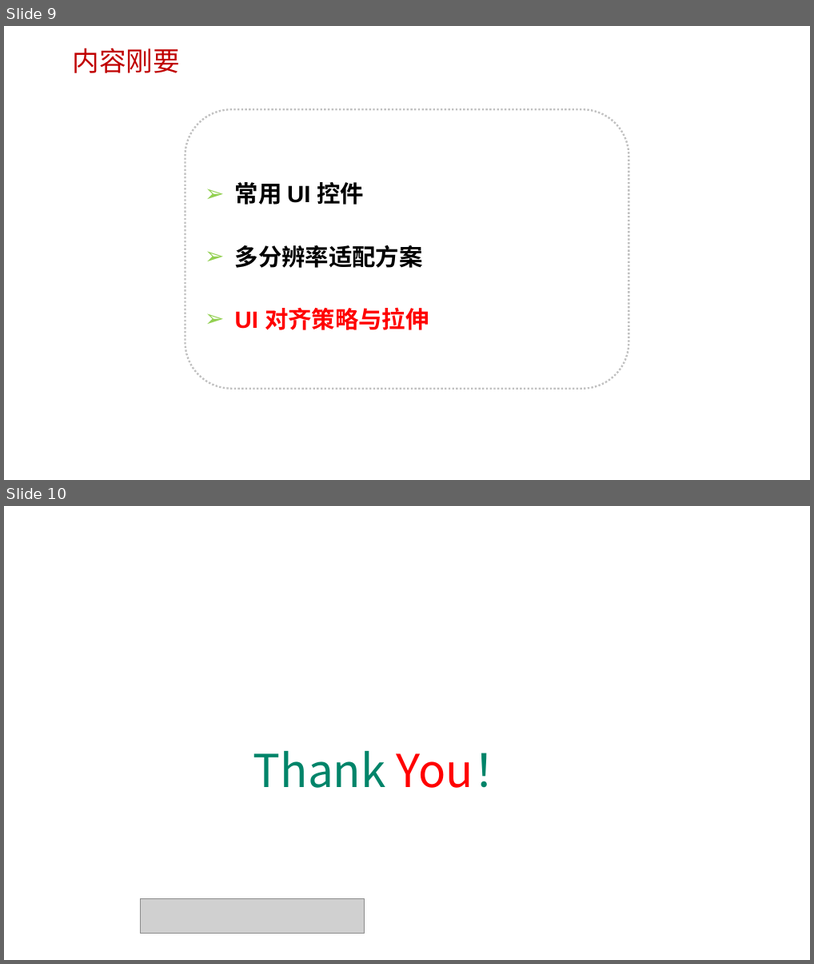
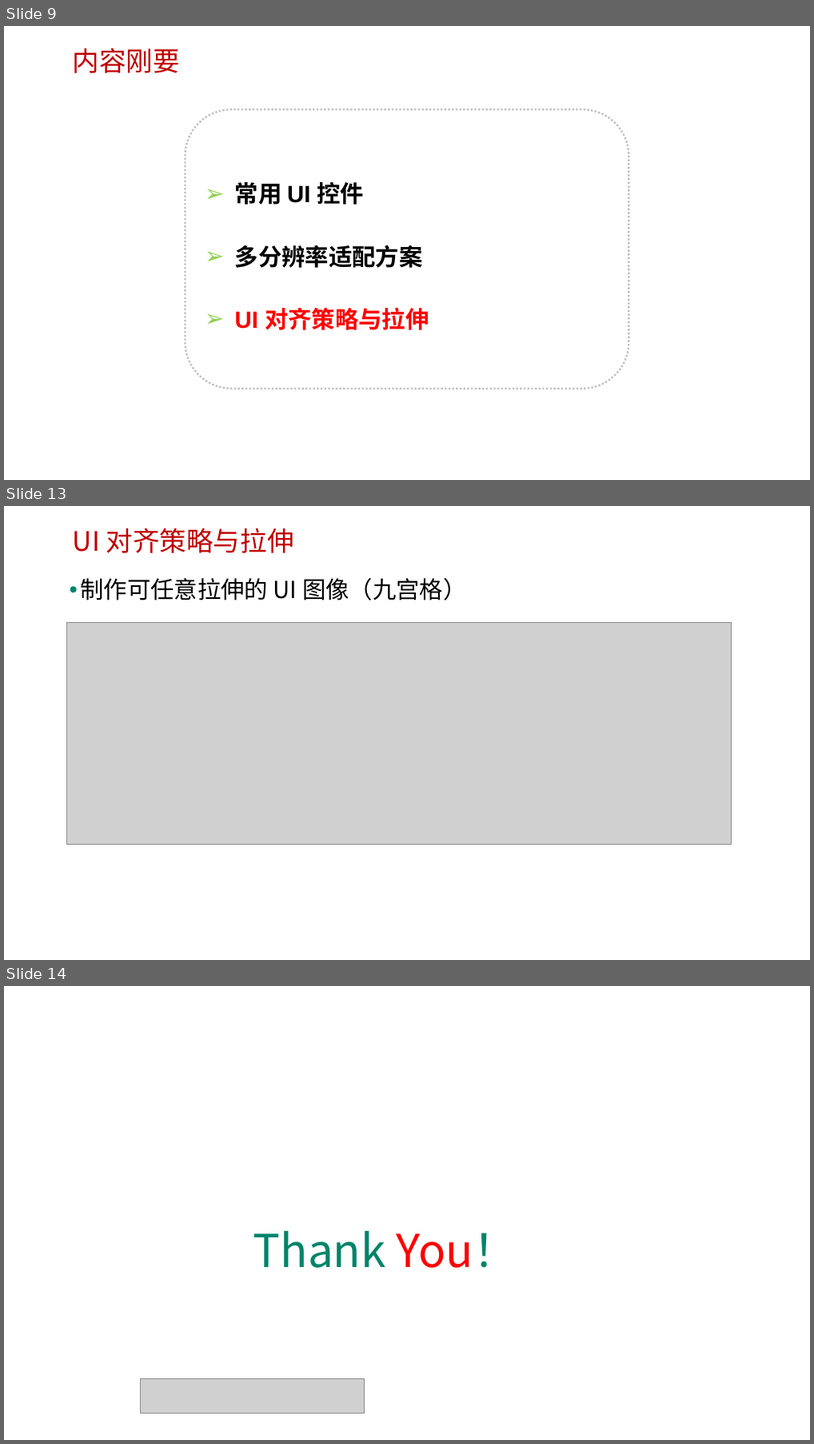
Before and after one commit to edu2act/course-H5-Animation-and-Game-Development, a slide deck: materials/slides/ch18.pptx. Shown one above the other, each under a label of ours: slides 9 and 10 before the commit, slides 9, 13 and 14 after it; the slides between them are not shown. The pictures are 814x964 and 814x1444 pixels, drawn with LibreOffice and Linux fonts; fonts in the diff are those of the drawing; grey boxes stand for pictures; background and template pictures are left out. Boxes give left, top, right and bottom in pixels: in the first picture for what was removed or moved away, otherwise in the second. Text is boxed around its words. In the diff, an @@ line names an element or a change of style, - is before the commit and + after.

```diff
--- a/materials/slides/ch18.pptx
+++ b/materials/slides/ch18.pptx
@@ slide 13 added at (4,506,810,960), background picture (left out) @@
@@ text added at (73,528,294,553), 32 pt, text #C00000 @@
+UI 对齐策略与拉伸
@@ text added at (80,578,467,600), 28 pt, text #000000 @@
+• 制作可任意拉伸的 UI 图像（九宫格）
@@ picture added at (67,623,732,844) @@
@@ what was slide 10 is now slide 14 @@
```
Also in this commit, not shown: 3 other slides added, 7 other files.
